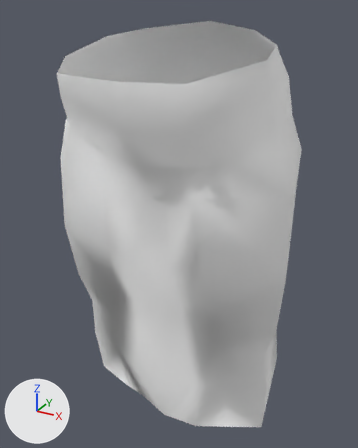
An edit to the FBX model Contents/mods/Authentic Z - Current/media/models_X/Skinned/CustomBodies/FatBody03_F/FatBod_F_03_Skirt_Long.fbx, drawn before and after from the same camera.
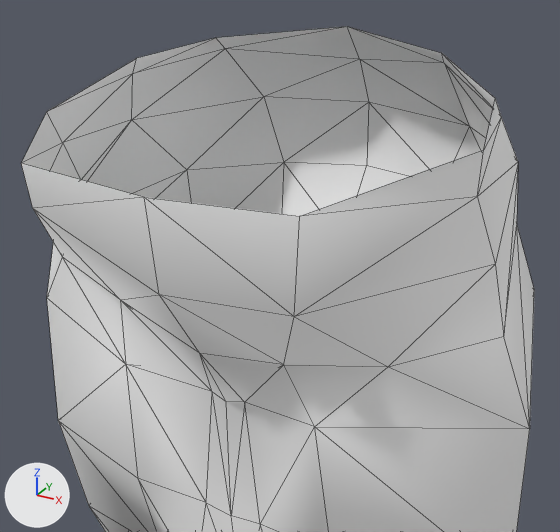
Each version is shown whole from a camera (50 mm lens) standing at (0.00307, -0.00517, 0.00659) and looking at (-0.00002, 0.00045, 0.00378), then close up from a camera (50 mm lens) standing at (0.00216, -0.00357, 0.00702) and looking at (-0.00026, 0.00083, 0.00482). Arrows for +X, +Y and +Z are at lower left; the lights stay in place. The close-ups show mesh edges as thin lines.

The older version as bpy lines, for what is in view:
```python
me_mesh_001 = bpy.data.meshes.new('Mesh.001')
me_mesh_001.from_pydata(...)  # 119 vertices, 216 faces; spans x -0.00165..0.0017, y -0.00093..0.0017, z 0.00073..0.00641
me_mesh_001.materials.append(mat_material__135)  # its picture is missing
# before: 10 (0.00052, -0.00055, 0.00496) at pixel (283, 364), 34 (0.0, -0.00056, 0.00489) at pixel (199, 353), 35 (-0.00065, -0.00042, 0.005) at pixel (120, 299), 48 (-0.00062, -0.00045, 0.00459) at pixel (125, 364), 81 (0.00002, -0.00022, 0.00448)
# before: 87 (0.00001, -0.00088, 0.00538) at pixel (159, 294), 89 (0.0, -0.00093, 0.00589) at pixel (144, 197), 90 (0.00074, -0.00083, 0.0059) at pixel (299, 216), 106 (-0.00004, -0.00018, 0.00454)
# before: 65 (0.0007, 0.00116, 0.00625) at pixel (444, 63), 66 (0.0008, 0.00148, 0.0058) at pixel (469, 126), 72 (-0.00003, 0.00155, 0.00617) at pixel (359, 59), 73 (0.0, 0.00169, 0.00584) at pixel (368, 102), 83 (0.00064, 0.00158, 0.00535)
# before: 86 (0.0007, 0.0011, 0.00632) at pixel (441, 53), 93 (-0.00003, 0.00131, 0.00641) at pixel (347, 26), 94 (0.0, 0.0017, 0.00536) at pixel (366, 165), 96 (-0.00092, 0.00121, 0.00622) at pixel (225, 48), 97 (-0.00082, 0.00159, 0.00582) at pixel (263, 96)
# before: 112 (-0.00065, 0.00159, 0.00533) at pixel (283, 162), 115 (-0.00092, 0.0011, 0.00631) at pixel (215, 37)
ob_body_002 = bpy.data.objects.new('Body.002', me_mesh_001)
ob_body_002.location = (0.0, 0.0, 0.0)
```
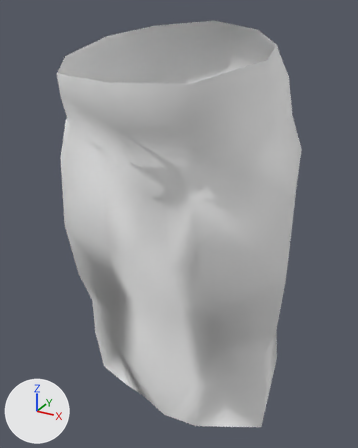
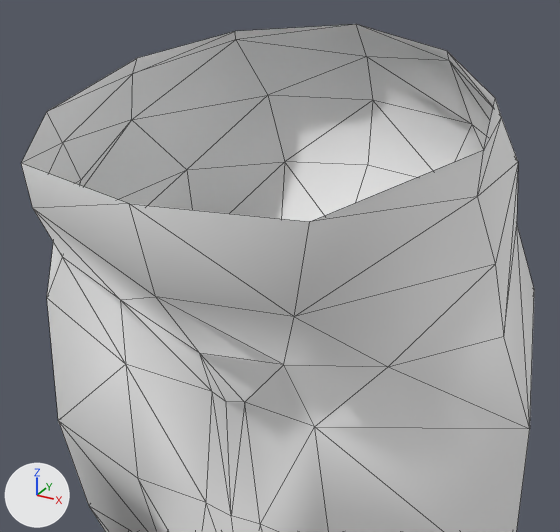
What differs and where, as boxes [x1, y1, x2, y2] in the close-ups (560 x 532 px; the box of a moved part takes in the faces that stretch with it):
```json
{"object": "Body.002", "change": "reshaped", "before": [21, 26, 534, 532], "after": [21, 24, 534, 532]}
{"part": 1, "of": "me_mesh_001", "change": "cut back", "before": [21, 150, 484, 365], "after": [21, 150, 484, 365]}
{"part": 2, "of": "me_mesh_001", "change": "moved or reshaped", "before": [132, 26, 495, 216], "after": [132, 24, 495, 222]}
```

Edits to the scene script, one JSON object a line:
```json
{"block": "me_mesh_001", "where": "me_mesh_001.from_pydata(...)  # 119 vertices, 216 faces; spans x -0.00165..0.0017, y -0.00093..0.0017, z 0.00073..0.00641"}
{"block": "me_mesh_001", "where": "# used by ob_body_002; location = (0.0, 0.0, 0.0)"}
{"block": "me_mesh_001", "where": "# verts and faces of me_mesh_001; kept vertices keep their numbers, new ones are numbered from 119"}
{"block": "me_mesh_001", "change": "me_mesh_001 part 1"}
{"op": "add", "block": "me_mesh_001", "code": "delete_vertices([81, 106])  # with the faces that use them"}
{"op": "add", "block": "me_mesh_001", "code": "verts[87] = (0.00001, -0.00091, 0.00538)  # moved, pixel (155, 296)"}
{"op": "add", "block": "me_mesh_001", "code": "verts[89] = (0.0, -0.00103, 0.00589)  # moved, pixel (129, 203)"}
{"op": "add", "block": "me_mesh_001", "code": "verts[90] = (0.00084, -0.00092, 0.00592)  # moved, pixel (309, 221)"}
{"block": "me_mesh_001", "change": "me_mesh_001 part 2"}
{"op": "add", "block": "me_mesh_001", "code": "for i in [83, 94, 112]: verts[i] += (0.0, 0.00002, 0.0)"}
{"op": "add", "block": "me_mesh_001", "code": "verts[65] = (0.0007, 0.00126, 0.00625)  # moved, pixel (449, 60)"}
{"op": "add", "block": "me_mesh_001", "code": "verts[86] = (0.0007, 0.0012, 0.00632)  # moved, pixel (447, 51)"}
{"op": "add", "block": "me_mesh_001", "code": "verts[66] = (0.0008, 0.00154, 0.0058)  # moved, pixel (471, 124)"}
{"op": "add", "block": "me_mesh_001", "code": "verts[97] = (-0.00082, 0.00165, 0.00582)  # moved, pixel (267, 95)"}
{"op": "add", "block": "me_mesh_001", "code": "verts[72] = (-0.00003, 0.00167, 0.00617)  # moved, pixel (366, 56)"}
{"op": "add", "block": "me_mesh_001", "code": "verts[73] = (0.0, 0.00177, 0.00584)  # moved, pixel (372, 100)"}
{"op": "add", "block": "me_mesh_001", "code": "verts[93] = (-0.00003, 0.00146, 0.00641)  # moved, pixel (356, 24)"}
{"op": "add", "block": "me_mesh_001", "code": "verts[96] = (-0.00089, 0.00131, 0.00627)  # moved, pixel (235, 39)"}
{"op": "add", "block": "me_mesh_001", "code": "verts[115] = (-0.00085, 0.00125, 0.00634)  # moved, pixel (235, 31)"}
```
